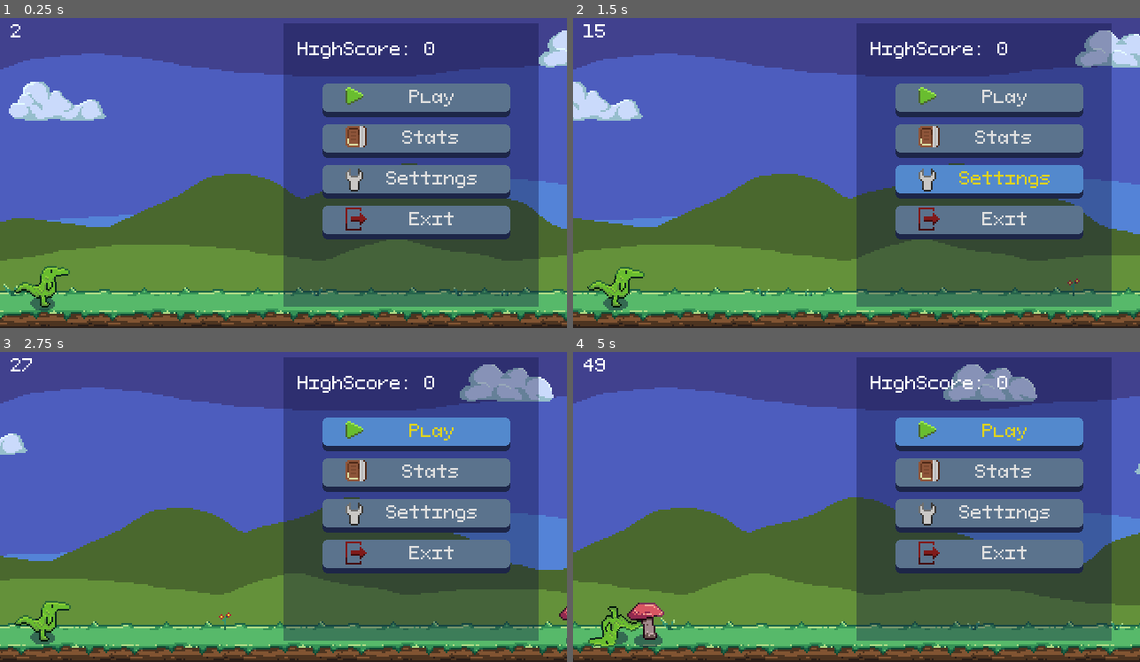
Above: before the commit, frames 1-4 (two rows, left to right).
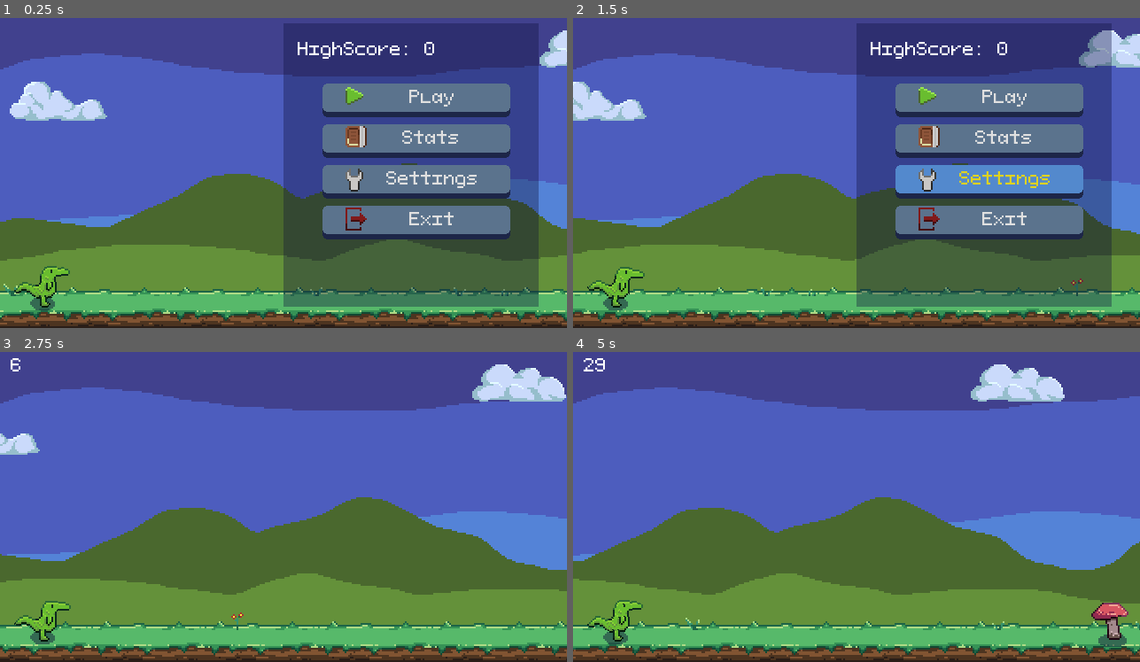
Above: after the commit, the same moments.

Repository: zMenta/DinosaurRun
Game: Godot game, scene res://main/Main.tscn
Same seed, same stepped clock (60 frames per second), same inputs: the game is played once before the commit and once after it.
Inputs (mouse positions are in pixels of both pictures, inside the frame that each line leads up to):
- Up to frame 1 (0.25 s): no input
- Up to frame 2 (1.5 s): click "Stats" at 0.5 s; click "Settings" at 1.25 s
- Up to frame 3 (2.75 s): click "Play" at 2 s
- Up to frame 4 (5 s): click (986, 435) at 2.75 s, where only the run before the commit has a clickable "Play"; click (986, 476) at 3.5 s, where only the run before the commit has a clickable "Stats"; click (986, 435) at 4.25 s, where only the run before the commit has a clickable "Play"

The runs differ from the first frame. In frame 1, 0.2% of the frame differs, in the area x 1-100%, y 2-34%; in frame 2, 3.5%; in frame 3, 46%; in frame 4, 48%, in the area x 0-100%, y 1-100%.

Commit message:
basic startGame functionality

Diff:
--- a/DinosaurRun/main/Main.gd
+++ b/DinosaurRun/main/Main.gd
@@ -1,20 +1,31 @@
 extends Node2D
 
-export(float) var speed_increase_vaue := 0.2
+export(float) var speed_increase_value := 0.2
 export(float) var obstacle_spawn_rate_increase := 0.001
 export(int) var points_per_timeout := 1
 
 onready var map := $Map
 onready var obstacle_manager := $ObstacleManager
 onready var point_timer := $PointTimer
+onready var speed_increase_timer := $SpeedIncreaseTimer
 onready var interface := $Interface
+onready var menu := $Menu
 
 var points := 0
 
+func _start_game() -> void:
+	points = 0
+	point_timer.start()
+	speed_increase_timer.start()
+	interface.visible = true
+	menu.visible = false
+	obstacle_manager.start_obstacles()
+
+
 func _on_SpeedIncreaseTimer_timeout():
 	obstacle_manager.increase_spawn_rate(obstacle_spawn_rate_increase)
-	obstacle_manager.increase_obstacles_speed(speed_increase_vaue)
-	map.increase_world_speed(speed_increase_vaue)
+	obstacle_manager.increase_obstacles_speed(speed_increase_value)
+	map.increase_world_speed(speed_increase_value)
 
 
 func _on_Player_died():
@@ -26,3 +37,7 @@
 func _on_PointTimer_timeout():
 	points += points_per_timeout
 	interface.update_score(points)
+
+
+func _on_Menu_buttonPlay_pressed() -> void:
+	_start_game()
--- a/DinosaurRun/main/Main.tscn
+++ b/DinosaurRun/main/Main.tscn
@@ -4,7 +4,7 @@
 [ext_resource path="res://scenes/world/obstacles/ObstacleManager.tscn" type="PackedScene" id=2]
 [ext_resource path="res://main/Main.gd" type="Script" id=3]
 [ext_resource path="res://scenes/player/Player.tscn" type="PackedScene" id=4]
-[ext_resource path="res://scenes/interface/Interface.tscn" type="PackedScene" id=5]
+[ext_resource path="res://scenes/interface/interface/Interface.tscn" type="PackedScene" id=5]
 [ext_resource path="res://scenes/interface/menu/menu.tscn" type="PackedScene" id=6]
 
 [node name="Main" type="Node2D"]
@@ -19,16 +19,16 @@
 
 [node name="SpeedIncreaseTimer" type="Timer" parent="."]
 wait_time = 0.1
-autostart = true
 
 [node name="PointTimer" type="Timer" parent="."]
 wait_time = 0.1
-autostart = true
 
 [node name="Interface" parent="." instance=ExtResource( 5 )]
+visible = false
 
 [node name="Menu" parent="." instance=ExtResource( 6 )]
 
 [connection signal="player_died" from="Player" to="." method="_on_Player_died"]
 [connection signal="timeout" from="SpeedIncreaseTimer" to="." method="_on_SpeedIncreaseTimer_timeout"]
 [connection signal="timeout" from="PointTimer" to="." method="_on_PointTimer_timeout"]
+[connection signal="buttonPlay_pressed" from="Menu" to="." method="_on_Menu_buttonPlay_pressed"]
--- a/DinosaurRun/scenes/interface/Interface.tscn
+++ b/DinosaurRun/scenes/interface/interface/Interface.tscn
@@ -1,7 +1,7 @@
 [gd_scene load_steps=3 format=2]
 
 [ext_resource path="res://common/fonts/PixelFont.tres" type="DynamicFont" id=1]
-[ext_resource path="res://scenes/interface/Interface.gd" type="Script" id=2]
+[ext_resource path="res://scenes/interface/interface/Interface.gd" type="Script" id=2]
 
 [node name="Interface" type="Control"]
 anchor_right = 1.0
--- /dev/null
+++ b/DinosaurRun/scenes/interface/menu/menu.gd
@@ -0,0 +1,22 @@
+extends Control
+
+signal buttonPlay_pressed
+signal buttonSettings_pressed
+signal buttonStats_pressed
+signal buttonExit_pressed
+
+
+func _on_ButtonPlay_pressed() -> void:
+	emit_signal("buttonPlay_pressed")
+
+
+func _on_ButtonSettings_pressed() -> void:
+	emit_signal("buttonSettings_pressed")
+
+
+func _on_ButtonStats_pressed() -> void:
+	emit_signal("buttonStats_pressed")
+
+
+func _on_ButtonExit_pressed() -> void:
+	emit_signal("buttonExit_pressed")
--- a/DinosaurRun/scenes/interface/menu/menu.tscn
+++ b/DinosaurRun/scenes/interface/menu/menu.tscn
@@ -1,7 +1,8 @@
-[gd_scene load_steps=7 format=2]
+[gd_scene load_steps=8 format=2]
 
 [ext_resource path="res://common/theme/main_theme.tres" type="Theme" id=1]
 [ext_resource path="res://scenes/interface/menu/menu_icons.png" type="Texture" id=2]
+[ext_resource path="res://scenes/interface/menu/menu.gd" type="Script" id=3]
 
 [sub_resource type="AtlasTexture" id=1]
 atlas = ExtResource( 2 )
@@ -22,6 +23,7 @@
 [node name="Menu" type="Control"]
 anchor_right = 1.0
 anchor_bottom = 1.0
+script = ExtResource( 3 )
 
 [node name="ColorRect" type="ColorRect" parent="."]
 margin_left = 160.0
@@ -86,3 +88,8 @@
 enabled_focus_mode = 0
 text = "Exit"
 icon = SubResource( 4 )
+
+[connection signal="pressed" from="ColorRect/VBoxContainer/ButtonPlay" to="." method="_on_ButtonPlay_pressed"]
+[connection signal="pressed" from="ColorRect/VBoxContainer/ButtonStats" to="." method="_on_ButtonStats_pressed"]
+[connection signal="pressed" from="ColorRect/VBoxContainer/ButtonSettings" to="." method="_on_ButtonSettings_pressed"]
+[connection signal="pressed" from="ColorRect/VBoxContainer/ButtonExit" to="." method="_on_ButtonExit_pressed"]
--- a/DinosaurRun/scenes/world/obstacles/ObstacleManager.tscn
+++ b/DinosaurRun/scenes/world/obstacles/ObstacleManager.tscn
@@ -14,7 +14,6 @@
 
 [node name="SpawnTimer" type="Timer" parent="."]
 wait_time = 2.5
-autostart = true
 
 [node name="ObstaclesGroup" type="Node2D" parent="."]
 
Renamed: DinosaurRun/scenes/interface/Interface.gd -> DinosaurRun/scenes/interface/interface/Interface.gd
